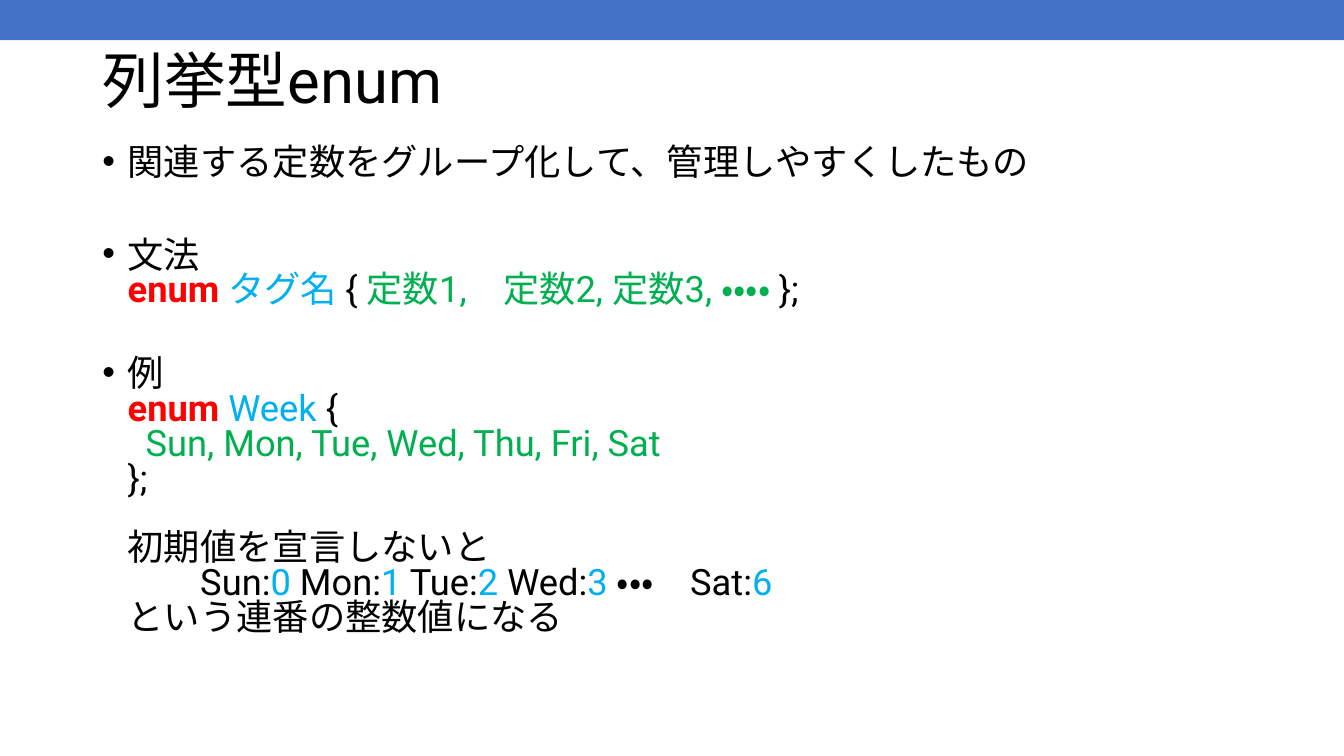
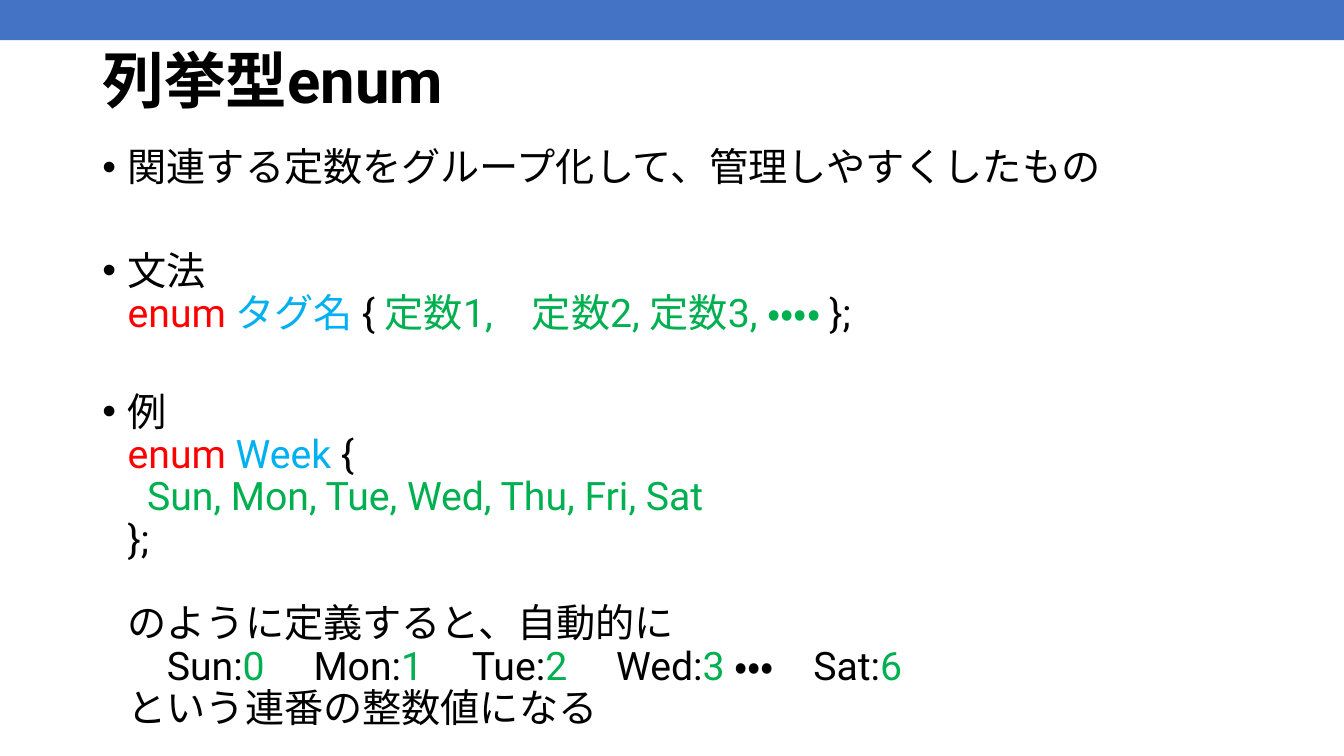
Before and after one commit to kic-murata/cpp2025, a slide deck: slide 12 of 授業資料/授業資料：ビット処理.pptx (slide 10 before the commit). Drawn at 1344x756 pixels with LibreOffice and Linux fonts; fonts in the diff are those of the drawing. Boxes give left, top, right and bottom in pixels: in the first picture for what was removed or moved away, otherwise in the second. Text is boxed around its words. In the diff, an @@ line names an element or a change of style, - is before the commit and + after.

```diff
--- a/授業資料/授業資料：ビット処理.pptx
+++ b/授業資料/授業資料：ビット処理.pptx
@@ title "列挙型enum" at bbox=[102, 50, 442, 109]: bold on @@
@@ text at bbox=[128, 148, 1101, 333]: size 25.9 to 28 pt in "関連する定数をグループ化して、管理しやすくしたもの", "文法 enum タグ名 { 定数1, 定数2, 定数3, ..."; bold off in "enum"; line spacing 0.8 to 0.9 @@
@@ text at bbox=[128, 393, 902, 726]: text changed; size 25.9 to 28 pt @@
-• 例
-  enum Week {
-  Sun, Mon, Tue, Wed, Thu, Fri, Sat
-  };
-  初期値を宣言しないと
-  Sun:0 Mon:1 Tue:2 Wed:3 ・・・ Sat:6
-  という連番の整数値になる
+• 例
+  enum Week {
+  Sun, Mon, Tue, Wed, Thu, Fri, Sat
+  };
+  のように定義すると、自動的に
+  Sun:0 Mon:1 Tue:2 Wed:3 ・・・ Sat:6
+  という連番の整数値になる
```
Also in this commit, not shown: 12 other slides changed, 12 slides added, 4 other files.
